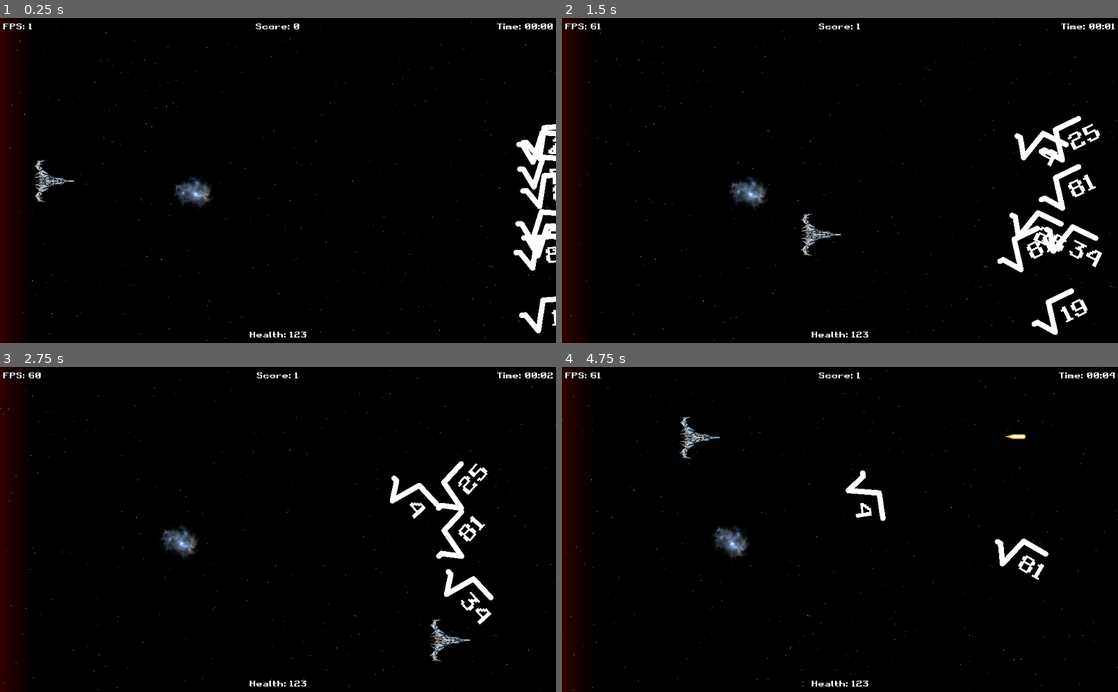
Above: before the commit, frames 1-4 (two rows, left to right).
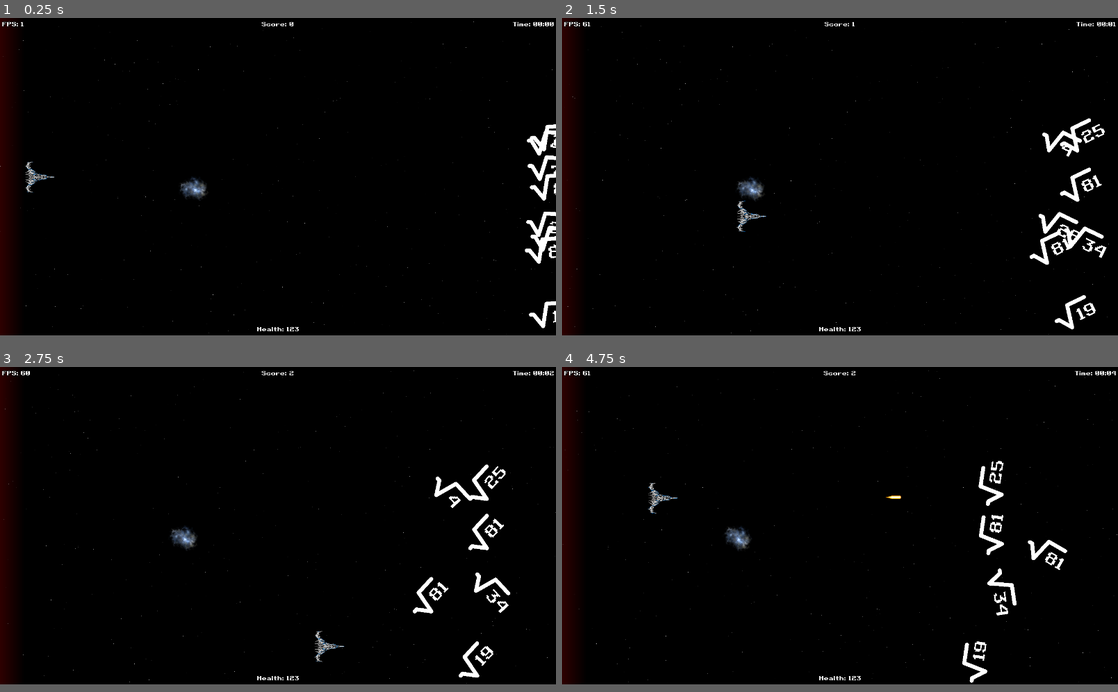
Above: after the commit, the same moments.

Repository: gingerr/ggj-2023-roots-one
Game: Godot game, scene res://Game.tscn
Two runs of this game, one before a commit and one after it. Both use one fixed random seed, a clock stepped at 60 frames per second and the inputs below.
Inputs:
- Up to frame 1 (0.25 s): no input
- Up to frame 2 (1.5 s): tap Enter at 0.5 s; hold Right (ui_right) 0.53-1.28 s; tap Space at 0.77 s; hold Down (ui_down) from 1.28 s (still down)
- Up to frame 3 (2.75 s): tap Space at 1.52 s; release Down (ui_down) at 2.03 s; hold Right (ui_right) from 2.03 s (still down)
- Up to frame 4 (4.75 s): release Right (ui_right) at 2.78 s; hold Up (ui_up) 2.78-3.53 s; tap Space at 3.02, 3.77, 4.52 s; hold Left (ui_left) from 3.53 s (still down)
In our replay, the window is 800x468 before the commit and 800x457 after it. These sizes can differ from the game's own. Grey fills any space a smaller window leaves; there, only what the larger window draws over its background counts as a difference.

The runs differ from the first frame. In frame 1, 3.2% of the frame differs, in the area x 0-100%, y 0-100%; in frame 2, 4.9%, in the area x 0-100%, y 1-100%; in frame 3, 4.2%; in frame 4, 3.4%.

Commit message:
.

Diff:
--- a/project.godot
+++ b/project.godot
@@ -42,6 +42,8 @@
 
 [display]
 
+window/size/width=1400
+window/size/height=800
 window/size/resizable=false
 window/size/fullscreen=true
 window/vsync/use_vsync=false
Not shown, added: resources/story.txt
